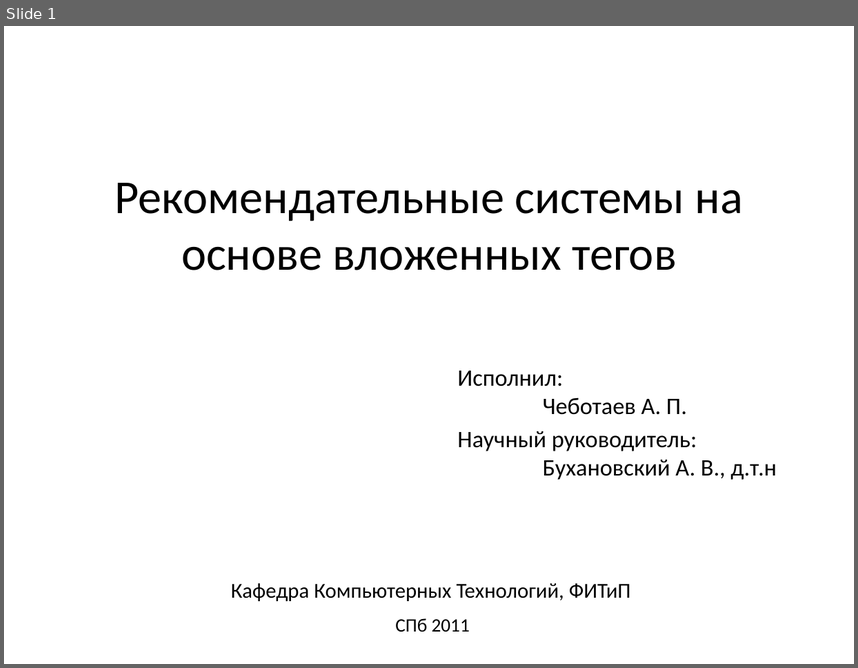
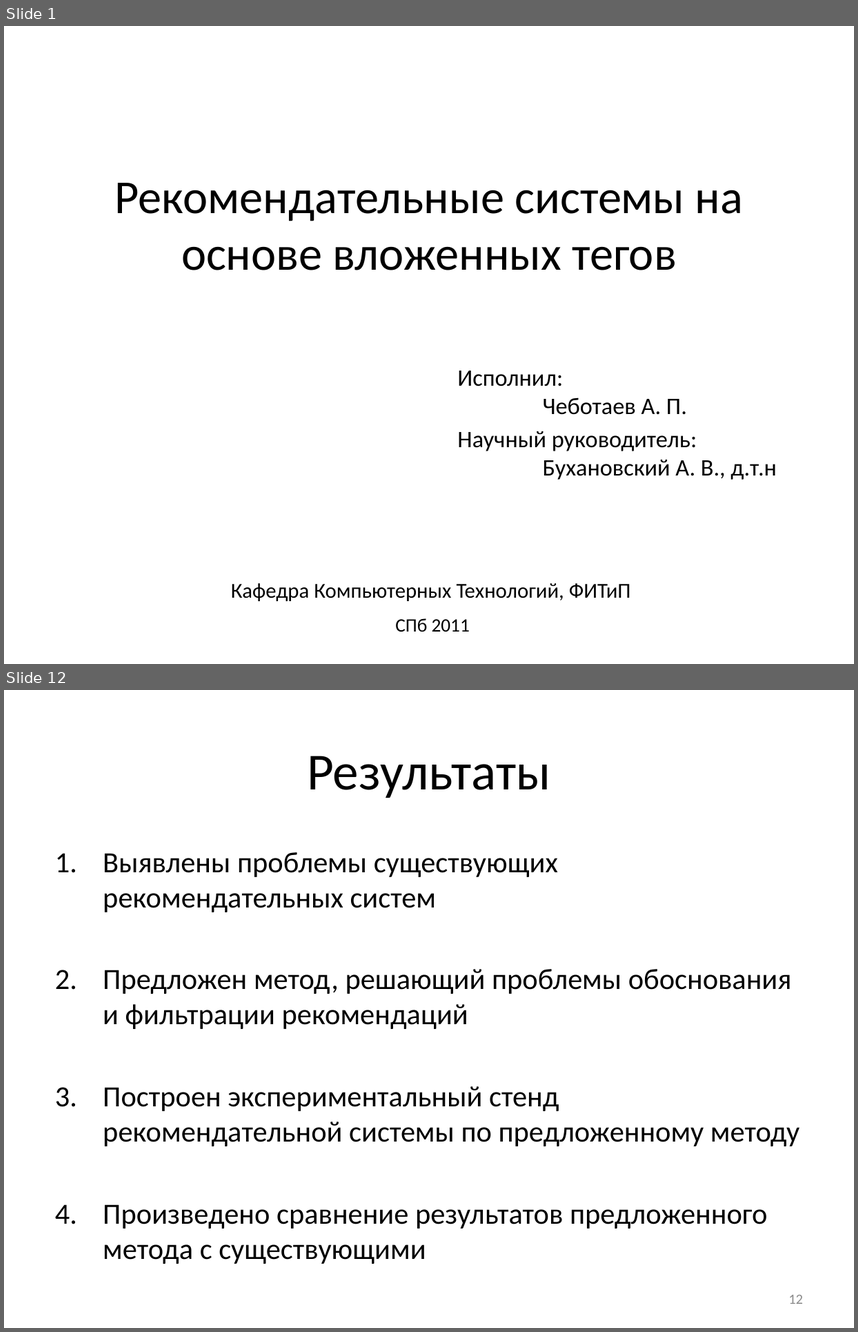
Before and after one commit to Otann/diploma, a slide deck: slides.pptx. Shown one above the other, each under a label of ours: slide 1 before the commit, slides 1 and 12 after it; the slides between them are not shown. The pictures are 858x668 and 858x1332 pixels, drawn with LibreOffice and Linux fonts; fonts in the diff are those of the drawing. Boxes give left, top, right and bottom in pixels: in the first picture for what was removed or moved away, otherwise in the second. Text is boxed around its words. In the diff, an @@ line names an element or a change of style, - is before the commit and + after.

```diff
--- a/slides.pptx
+++ b/slides.pptx
@@ slide 12 added at box(4, 690, 854, 1328), background #FFFFFF @@
@@ title added at box(307, 756, 551, 798), 44 pt, text #000000 @@
+Результаты
@@ text added at box(103, 852, 800, 1263), 24.8 pt, text #000000 @@
+1. Выявлены проблемы существующих рекомендательных систем
+2. Предложен метод, решающий проблемы обоснования и фильтрации рекомендаций
+3. Построен экспериментальный стенд рекомендательной системы по предложенному методу
+4. Произведено сравнение результатов предложенного метода с существующими
@@ page number added at box(789, 1294, 803, 1303), 12 pt, text #8C8C8C @@
+12
```
Also in this commit, not shown: 9 slides changed, 5 other slides added, 6 slides removed, 4 other files.
